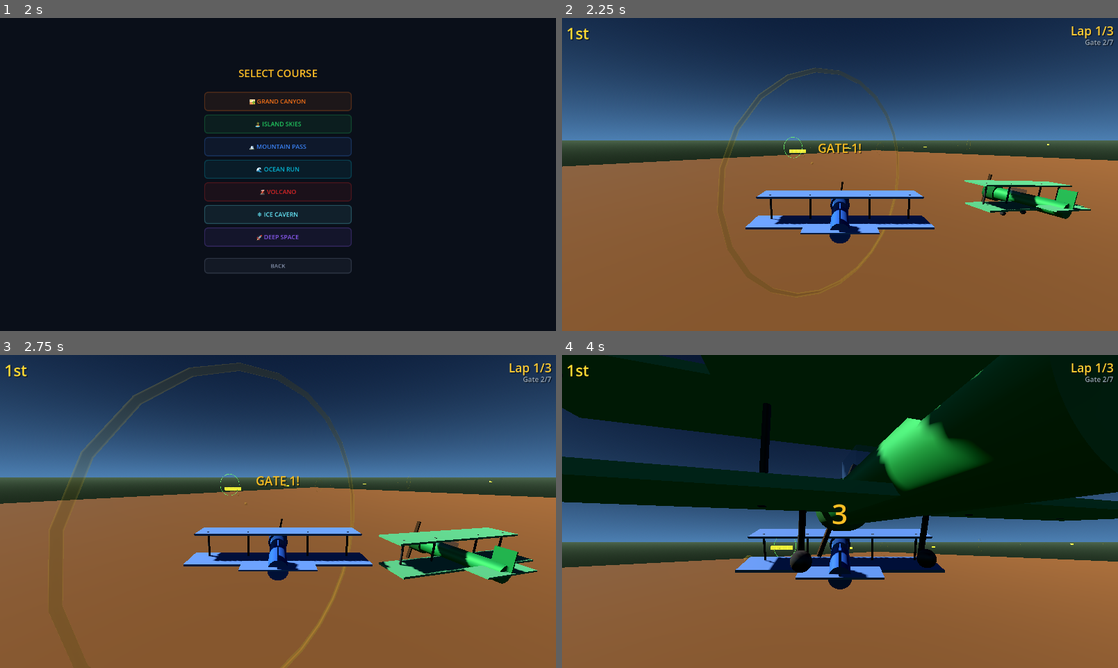
Above: before the commit, frames 1-4 (two rows, left to right).
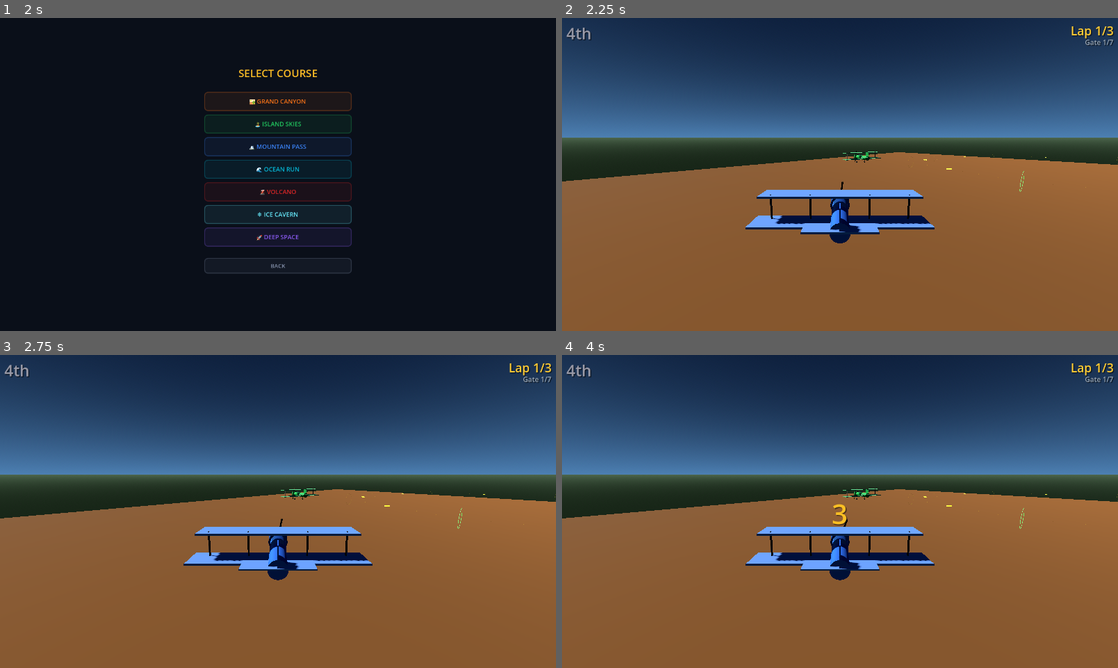
Above: after the commit, the same moments.

Repository: withdoron/ephraim-games
Game: Godot game, scene res://node_3d.tscn
Two runs of this game, one before a commit and one after it. Both use one fixed random seed, a clock stepped at 60 frames per second and the inputs below.
Inputs (mouse positions are in pixels of both pictures, inside the frame that each line leads up to):
- Up to frame 1 (2 s): click "RACE" at 0.5 s; click "1 PLAYER" at 1.25 s
- Up to frame 2 (2.25 s): click "🏜️ GRAND CANYON" at 2 s
- Up to frame 3 (2.75 s): no input
- Up to frame 4 (4 s): tap Enter at 2.75 s; move the mouse to (962, 495) at 2.77 s; hold Right (ui_right) 2.78-3.53 s; tap P at 2.85 s; click (962, 495) at 2.92 s; tap Space at 3.02, 3.77 s; move the mouse to (728, 527) at 3.52 s; hold S from 3.53 s (still down); tap Shift at 3.6 s

Frame 1 is identical in both runs. In frame 2, 5.6% of the frame differs, in the area x 0-100%, y 3-81%; in frame 3, 7.7%; in frame 4, 66%, in the area x 0-100%, y 0-75%.

Commit message:
RINGSTORM-GODOT: race end flow, countdown freeze, finish display
Countdown freeze: all racers stay still until GO. Added race_started
flag to both player and NPC. Propellers still spin during countdown.

Race end: player keeps flying after finishing. Race ends when 3+
racers finish OR 15 seconds after first finish. Remaining racers
are force-finished.

Finish display: shows 1ST/2ND/3RD/4TH PLACE with position colors.
Only shows when player finishes, not NPCs. Victory sound for 1st.

Co-Authored-By: Claude Opus 4.6 (1M context) <noreply@anthropic.com>

Diff:
--- a/ringstorm/new-game-project/scripts/hud.gd
+++ b/ringstorm/new-game-project/scripts/hud.gd
@@ -91,10 +91,23 @@
 func update_hud(lap: int, total_laps: int, gate: int, total_gates: int, finished: bool = false):
 	lap_label.text = "Lap " + str(min(lap + 1, total_laps)) + "/" + str(total_laps)
 	gate_label.text = "Gate " + str(gate + 1) + "/" + str(total_gates)
-	if finished:
-		finish_label.visible = true
-		lap_label.text = "FINISHED"
-		gate_label.text = ""
+
+func show_player_finished(position: int):
+	# Only called when the PLAYER finishes, not NPCs
+	var pos_text = str(position)
+	var suffix = "TH"
+	if position == 1: suffix = "ST"
+	elif position == 2: suffix = "ND"
+	elif position == 3: suffix = "RD"
+	finish_label.text = pos_text + suffix + " PLACE!"
+	finish_label.add_theme_color_override("font_color",
+		Color(0.98, 0.75, 0.14) if position == 1 else
+		Color(0.75, 0.75, 0.8) if position == 2 else
+		Color(0.8, 0.5, 0.2) if position == 3 else
+		Color(0.6, 0.6, 0.65))
+	finish_label.visible = true
+	lap_label.text = "FINISHED"
+	gate_label.text = ""
 
 func update_position(pos: int):
 	var suffix = "th"
--- a/ringstorm/new-game-project/scripts/main_setup.gd
+++ b/ringstorm/new-game-project/scripts/main_setup.gd
@@ -421,10 +421,16 @@
 		AudioManager.play("lap_complete")
 
 func _on_race_finished(racer: Node, position: int):
-	if not racer.is_npc and position == 1:
-		hud_node.show_announcement("1ST PLACE!", Color(0.98, 0.75, 0.14))
-		AudioManager.play("victory")
-	hud_node.update_hud(racer.current_lap, Settings.total_laps, racer.current_gate, Settings.num_gates, racer.race_finished)
+	if not racer.is_npc:
+		# Player finished — show their position
+		hud_node.show_player_finished(position)
+		var pos_names = ["", "1ST PLACE!", "2ND PLACE!", "3RD PLACE!", "4TH PLACE!", "5TH PLACE!"]
+		var pos_text = pos_names[position] if position < pos_names.size() else str(position) + "TH PLACE!"
+		hud_node.show_announcement(pos_text, Color(0.98, 0.75, 0.14) if position == 1 else Color(0.75, 0.75, 0.8))
+		if position == 1:
+			AudioManager.play("victory")
+		else:
+			AudioManager.play("lap_complete")
 
 func _on_all_finished(finish_order: Array):
 	AudioManager.stop_engine()
--- a/ringstorm/new-game-project/scripts/npc_plane.gd
+++ b/ringstorm/new-game-project/scripts/npc_plane.gd
@@ -22,6 +22,7 @@
 var current_gate: int = 0
 var current_lap: int = 0
 var race_finished: bool = false
+var race_started: bool = false
 var finish_time: int = 0
 var finish_position: int = 0
 var is_npc: bool = true
@@ -145,12 +146,24 @@
 	add_child(col)
 
 func on_race_start():
+	race_started = true
 	throttle = 1.0
 	current_speed = Settings.start_speed
 
 # Ported from Ringstorm.jsx updateNPC() lines 917-998
 func _physics_process(delta):
-	max_speed = Settings.npc_speed + (skill_level - 0.7) * 3.0  # Live update from settings
+	# Spin propeller even during countdown
+	var prop_node = get_node_or_null("Propeller")
+	if prop_node:
+		prop_node.rotation.z += 25.0 * delta
+
+	# Freeze during countdown
+	if not race_started:
+		velocity = Vector3.ZERO
+		move_and_slide()
+		return
+
+	max_speed = Settings.npc_speed + (skill_level - 0.7) * 3.0
 	if race_finished:
 		return
 	if is_crashed:
@@ -243,11 +256,6 @@
 	# Visual pitch and roll
 	rotation.x = -pitch_angle
 	rotation.z = -roll_value
-
-	# Spin propeller
-	var prop = get_node_or_null("Propeller")
-	if prop:
-		prop.rotation.z += 25.0 * delta
 
 	# NPC weapon use — ported from lines 995-997
 	if weapon != "" and randf() < 0.01:
--- a/ringstorm/new-game-project/scripts/player_plane.gd
+++ b/ringstorm/new-game-project/scripts/player_plane.gd
@@ -15,6 +15,7 @@
 var current_gate: int = 0
 var current_lap: int = 0
 var race_finished: bool = false
+var race_started: bool = false
 var finish_time: int = 0
 var finish_position: int = 0
 var is_npc: bool = false
@@ -66,14 +67,24 @@
 	max_speed = Settings.player_speed
 
 func on_race_start():
+	race_started = true
 	throttle = 1.0
 	current_speed = Settings.start_speed
 
 func _physics_process(delta):
-	if race_finished:
+	# Spin propeller even during countdown (looks cool)
+	var prop = get_node_or_null("Propeller")
+	if prop:
+		prop.rotation.z += 25.0 * delta
+
+	# Freeze during countdown — no movement until GO
+	if not race_started:
+		velocity = Vector3.ZERO
+		move_and_slide()
 		if camera:
 			_update_camera(delta)
 		return
+
 	if is_crashed:
 		crash_timer -= 1
 		if crash_timer <= 0:
@@ -236,11 +247,6 @@
 		if trail.size() > 30:
 			trail.pop_front()
 
-	# Spin propeller
-	var prop = get_node_or_null("Propeller")
-	if prop:
-		prop.rotation.z += 25.0 * delta
-
 	# Camera
 	_update_camera(delta)
 
--- a/ringstorm/new-game-project/scripts/race_manager.gd
+++ b/ringstorm/new-game-project/scripts/race_manager.gd
@@ -17,6 +17,8 @@
 var is_battle: bool = false
 var racers: Array = []  # All racer nodes
 var course: Node = null  # RaceCourse node
+var first_finish_time: float = -1.0
+var race_ended: bool = false
 
 func start_countdown():
 	countdown = Settings.countdown_frames
@@ -24,6 +26,8 @@
 	race_time = 0
 	frame_count = 0
 	finish_order.clear()
+	first_finish_time = -1.0
+	race_ended = false
 
 func _physics_process(delta):
 	if countdown > 0:
@@ -43,9 +47,22 @@
 	race_time += 1
 	frame_count += 1
 
-	# Check if all racers finished (race mode) or one survivor (battle mode)
-	if not is_battle:
-		if racers.size() > 0 and racers.all(func(r): return r.race_finished):
+	# Track first finish time
+	if finish_order.size() > 0 and first_finish_time < 0:
+		first_finish_time = Time.get_ticks_msec() / 1000.0
+
+	# Race ends when 3+ finish OR 15 seconds after first finish
+	if not is_battle and not race_ended and finish_order.size() > 0:
+		var elapsed = (Time.get_ticks_msec() / 1000.0) - first_finish_time if first_finish_time > 0 else 0.0
+		if finish_order.size() >= 3 or elapsed > 15.0:
+			race_ended = true
+			# Force-finish remaining racers
+			for r in racers:
+				if not r.race_finished:
+					r.race_finished = true
+					r.finish_time = race_time
+					finish_order.append(r)
+					r.finish_position = finish_order.size()
 			all_finished.emit(finish_order)
 			set_physics_process(false)
 
